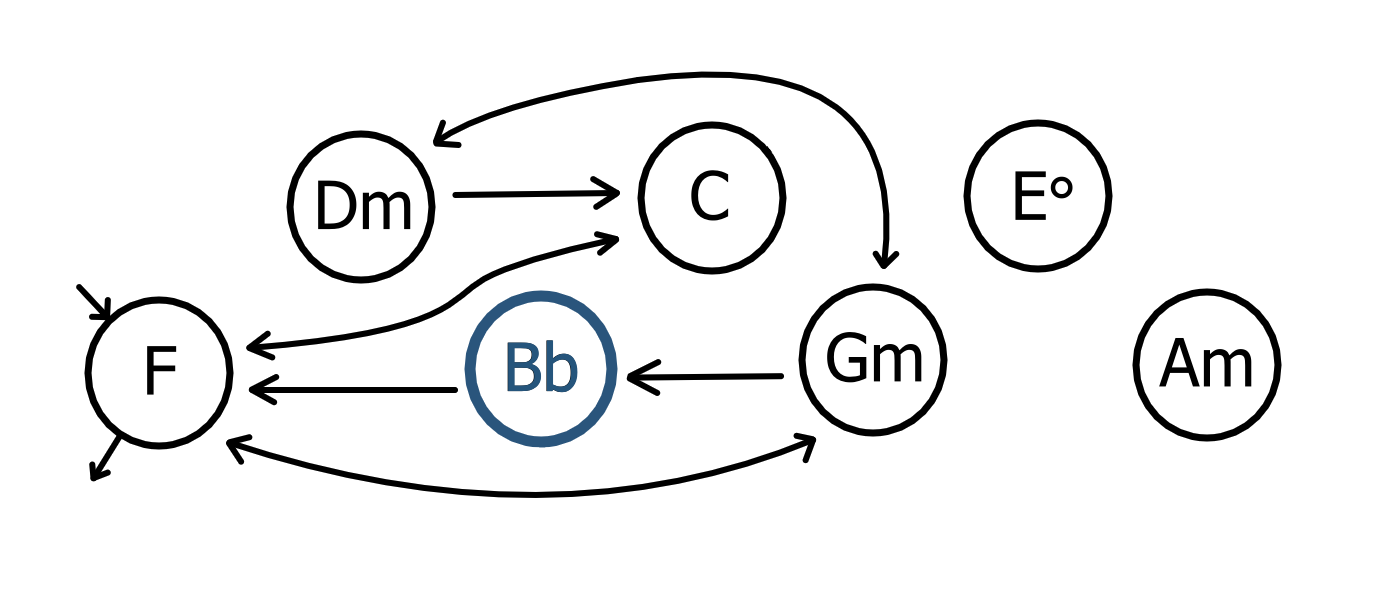
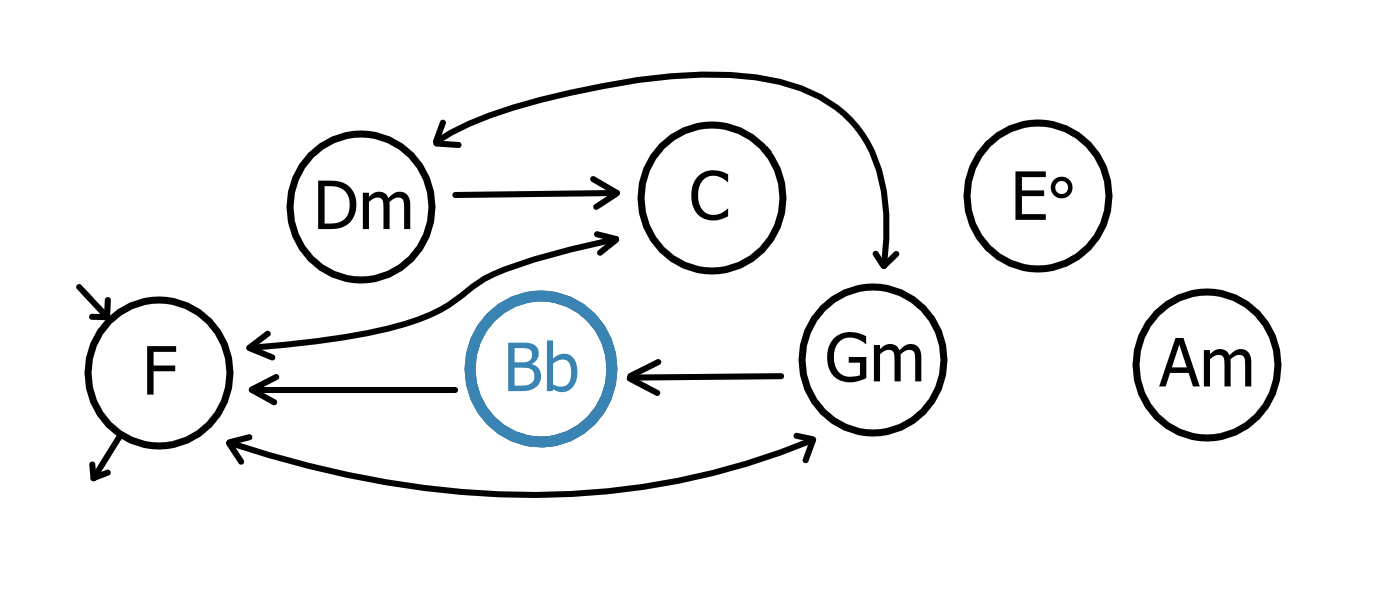
The second w=1400, h=600 image is a revision of the first. Changes to its layers:
painted on "Ring" (4th of 7, in "4" › "Unselected") over [576, 299, 618, 376]
painted on "Paint Layer 2" (5th of 7, in "3" › "Selected") over [464, 290, 618, 448]
hid group "Unselected" (5th of 7, in "3") (2 layers) over [464, 290, 618, 448]
painted on "Ring" (5th of 7, in "3" › "Unselected") over [464, 290, 618, 448]
painted on "Paint Layer 3" over [464, 290, 618, 448]
